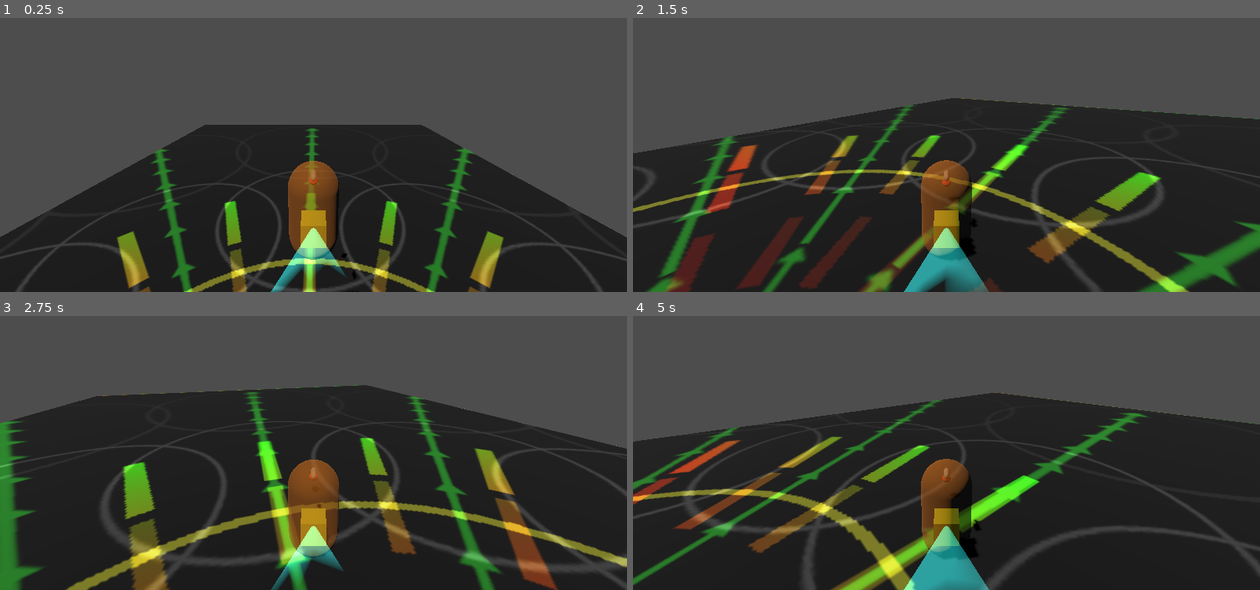
Above: before the commit, frames 1-4 (two rows, left to right).
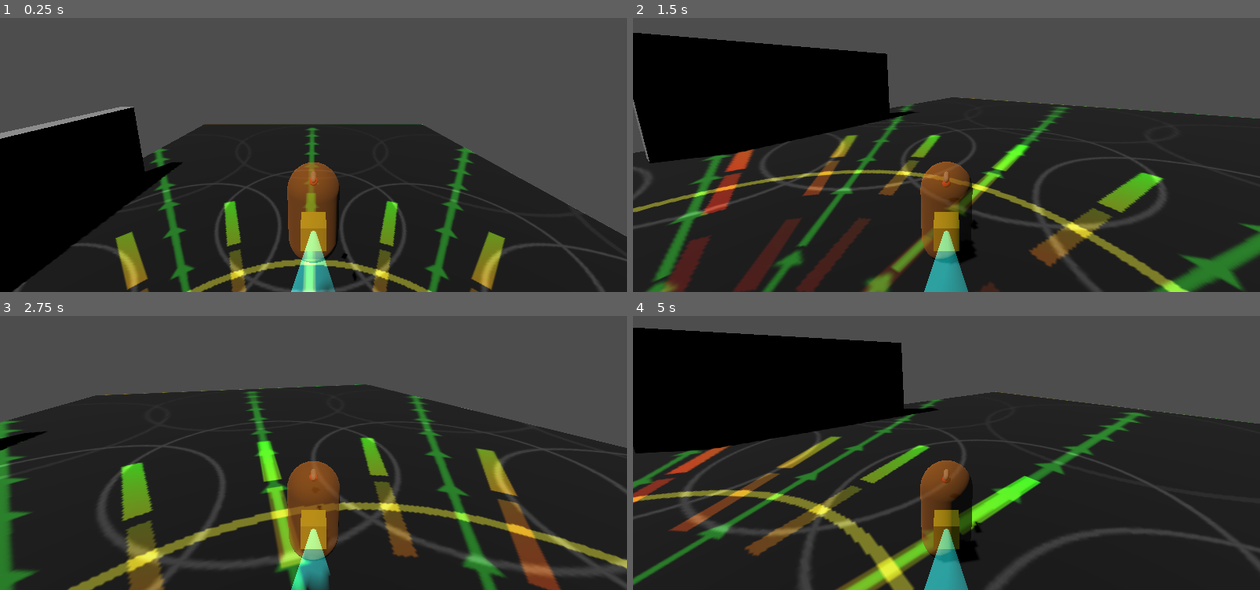
Above: after the commit, the same moments.

Repository: CodexHere/godot-test
Game: Godot game, scene res://world.tscn
Same seed, same stepped clock (60 frames per second), same inputs: the game is played once before the commit and once after it.
Inputs (mouse positions are in pixels of both pictures, inside the frame that each line leads up to):
- Up to frame 1 (0.25 s): no input
- Up to frame 2 (1.5 s): move the mouse to (977, 113) at 0.52 s; hold Up (ui_up) from 0.53 s (still down); move the mouse to (915, 116) at 1.27 s
- Up to frame 3 (2.75 s): keep holding Up (ui_up); move the mouse to (326, 406) at 2.02 s
- Up to frame 4 (5 s): keep holding Up (ui_up); move the mouse to (940, 420) at 2.77 s; move the mouse to (990, 417) at 3.52 s; move the mouse to (896, 409) at 4.27 s

The runs differ from the first frame. In frame 1, 14% of the frame differs, in the area x 0-100%, y 32-100%; in frame 2, 21%, in the area x 0-100%, y 5-100%; in frame 3, 6.8%; in frame 4, 21%.

Commit message:
Add spring arm to camera

Diff:
--- a/move_camera.gd
+++ b/move_camera.gd
@@ -1,4 +1,6 @@
 extends Node3D
+
+@export var signal_mappings: Dictionary[String, Callable] = {}
 
 @export var player: Node3D
 
--- a/world.tscn
+++ b/world.tscn
@@ -48,10 +48,14 @@
 script = ExtResource("1_fj7yv")
 player = NodePath("../Player")
 
-[node name="Camera3D" type="Camera3D" parent="Camera Pivot"]
-transform = Transform3D(-1, 1.87728e-08, -8.53834e-08, 0, 0.976672, 0.214735, 8.74228e-08, 0.214735, -0.976672, 0, 3.26473, -4.10256)
+[node name="SpringArm3D" type="SpringArm3D" parent="Camera Pivot"]
+transform = Transform3D(-1, 0, -8.74228e-08, 0, 1, 0, 8.74228e-08, 0, -1, 0, 3.265, 0)
+spring_length = 4.0
 
-[node name="Camera Representation" type="CSGSphere3D" parent="Camera Pivot/Camera3D"]
+[node name="Camera3D" type="Camera3D" parent="Camera Pivot/SpringArm3D"]
+transform = Transform3D(1, 0, 0, 0, 0.975917, 0.218143, 0, -0.218143, 0.975917, 0, 0, 0)
+
+[node name="Camera Representation" type="CSGSphere3D" parent="Camera Pivot/SpringArm3D/Camera3D"]
 transform = Transform3D(0.5, 0, 0, 0, 0.5, -7.45058e-08, 0, 7.45058e-08, 0.5, 0, 0, 0)
 material = SubResource("StandardMaterial3D_fj7yv")
 
@@ -89,3 +93,8 @@
 [node name="Debugger Ball" type="CSGSphere3D" parent="."]
 transform = Transform3D(0.25, 0, 0, 0, 0.25, 0, 0, 0, 0.25, 0, 5.92641, 0.722494)
 material = SubResource("StandardMaterial3D_036b0")
+
+[node name="Debug Wall" type="CSGBox3D" parent="."]
+transform = Transform3D(1, 0, 0, 0, 1, 0, 0, 0, 1, 12.8627, 2.33911, 4.96953)
+use_collision = true
+size = Vector3(1, 5.67822, 13.1377)
